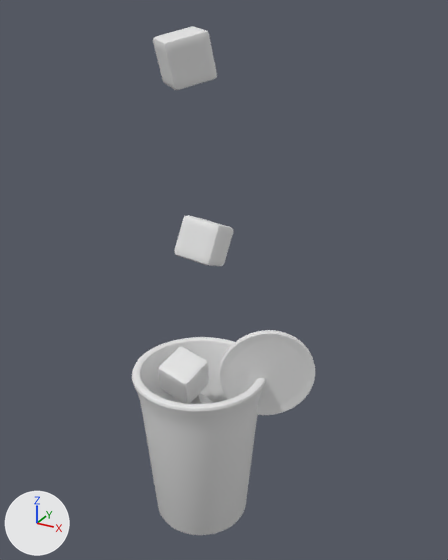
Renders of the OBJ model public/assets/drink-baked/blog0022.obj from each side of a commit.
Both versions are drawn from a camera (50 mm lens) standing at (5.97, -9.77, 10.79) and looking at (0.45, 0.27, 5.77). Every picture has the same lights, and +X, +Y and +Z are marked at lower left. The older version comes first. Where no turn or scale is listed for an object, it has been applied to the vertices.
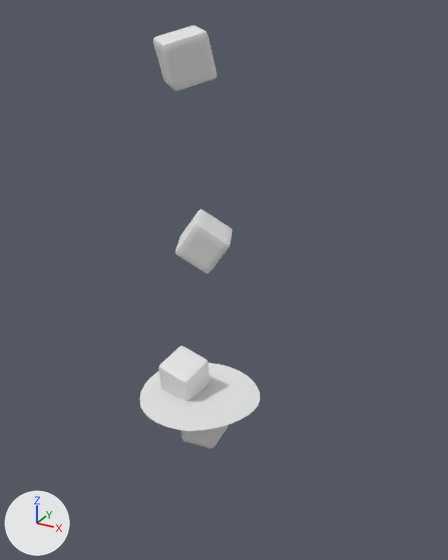
Boxes [x1, y1, x2, y2] around the edits, measured in the pictures (448 x 560 px; the box of a moved part takes in the faces that stretch with it):
'Cylinder', deleted
    before: [132, 337, 265, 535]
'Circle.001', deleted
    before: [219, 330, 315, 415]
'Cube.002', reshaped (27% taller)
    before: [174, 215, 233, 266]
    after: [175, 209, 233, 274]
part 2 of me_plane, moved or reshaped (not visible before)
    after: [140, 363, 260, 431]

The edits, one by one:
me_cube_002 is used by ob_cube_002; location (0.0, 0.0, 0.0).
me_cube_002 had 386 vertices, 384 faces and spanned x -0.324..0.586, y -0.46..0.554, z 6.083..7.151.
me_cube_002 now has 386 vertices, 384 faces and spans x -0.493..0.755, y -0.498..0.592, z 6.061..7.172.
me_cube_002 part 1: the whole mesh is multiplied about its middle by the matrix ((0.405, 0.898, 0.17), (-0.914, 0.389, 0.118), (0.04, -0.203, 0.978)).
me_plane is used by ob_plane; location (0.0, 0.0, 0.0).
me_plane had 246 vertices, 68 faces and spanned x -1.31..1.31, y -1.3..1.3, z 3.03..3.12.
me_plane now has 216 vertices, 159 faces and spans x -1.31..1.31, y -1.31..1.31, z 3.03..3.12.
me_plane part 2: 12 vertices moved from x -1.28..1.28, y -1.3..1.3, z 3.04..3.07 to x -1.29..1.29, y -1.31..1.31, z 3.04..3.07; 178 vertices removed from x -1.3..1.3, y -1.3..1.3, z 3.03..3.12; 148 vertices added at x -1.25..1.25, y -1.3..1.3, z 3.03..3.11.
Object 'Circle.001' (ob_circle_001) is deleted.
Object 'Cylinder' (ob_cylinder) is deleted.
